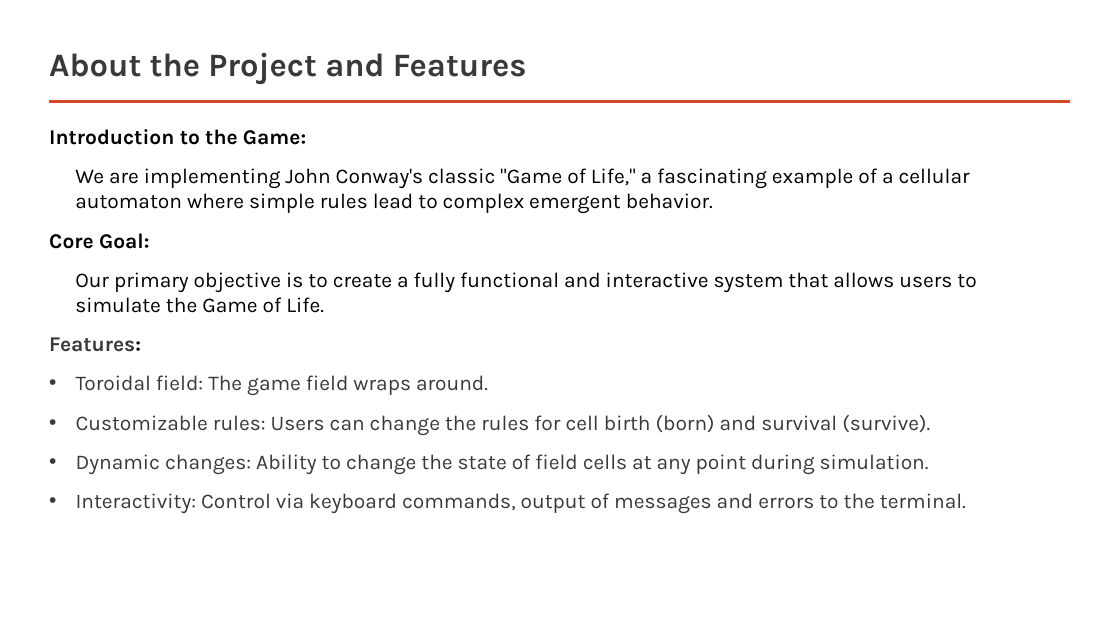
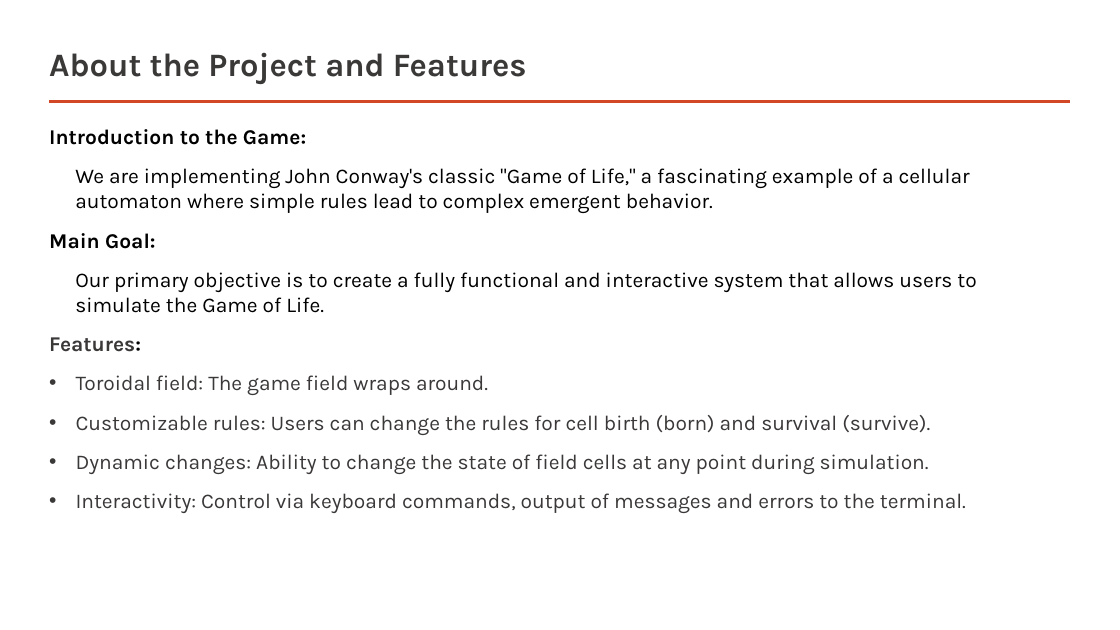
Before and after one commit to chebupelka332-pro/Conway-game-of-life, a slide deck: slide 2 of documentation/Presentation.pptx. Drawn at 1120x630 pixels with LibreOffice and Linux fonts; fonts in the diff are those of the drawing. Boxes give left, top, right and bottom in pixels: in the first picture for what was removed or moved away, otherwise in the second. Text is boxed around its words. In the diff, an @@ line names an element or a change of style, - is before the commit and + after.

Commit message:
Fix presentation and add tz

```diff
--- a/documentation/Presentation.pptx
+++ b/documentation/Presentation.pptx
@@ text at [49, 233, 155, 249]: text changed @@
-Core Goal:
+Main Goal:
```
Also in this commit, not shown: 2 other files.
